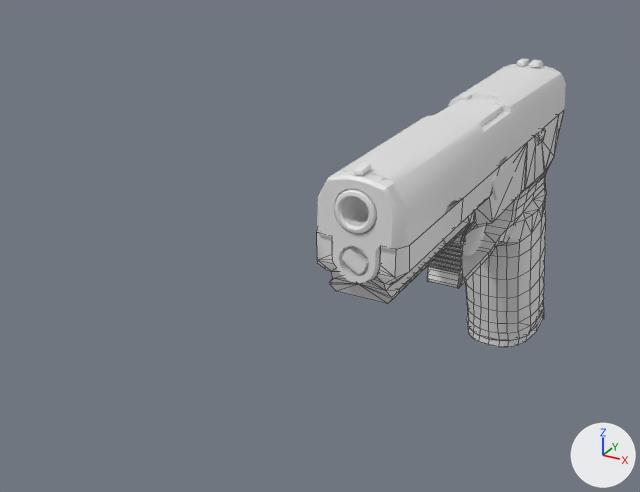
The Blender file Blender/Files/Sig Sauer p320.blend: old version first, new version second.
The view is the same before and after, from a camera (50 mm lens) standing at (0.11, -0.385, 0.177) and looking at (-0.032, -0.127, 0.047). The axes (+X, +Y, +Z) are drawn at lower right. The lights are the same throughout. Mesh edges are drawn as thin lines on the coarser meshes.

The scene before the commit, as lines of its bpy script (objects in view):
```python
me_cube_002 = bpy.data.meshes.new('Cube.002')
me_cube_002.from_pydata(...)  # 592 vertices, 763 faces; spans x -0.016..0.016, y -0.164..0.019, z 0.055..0.093
me_cube_002.polygons.foreach_set('use_smooth', [True] * 763)
me_cube_002.materials.append(mat_p320)  # white #e7e7e7
me_cube_004 = bpy.data.meshes.new('Cube.004')
me_cube_004.from_pydata(...)  # 177 vertices, 176 faces; spans x -0.0105..0.0105, y -0.1229..0.0049, z -0.0105..0.0105
me_cube_004.polygons.foreach_set('use_smooth', [True] * 176)
me_cube_004.materials.append(mat_p320_attachments)  # white #e7e7e7
me_cube_006 = bpy.data.meshes.new('Cube.006')
me_cube_006.from_pydata(...)  # 93 vertices, 110 faces; spans x -0.0168..0.0168, y -0.0139..0.036, z -0.1141..0.0
me_cube_006.polygons.foreach_set('use_smooth', [True] * 110)
me_cube_006.materials.append(mat_p320_attachments)  # white #e7e7e7
ob_barrel_low = bpy.data.objects.new('Barrel_low', me_cube_002)
ob_barrel_low.location = (0.0, 0.0, 0.0)
ob_barrelsilencer_low = bpy.data.objects.new('BarrelSilencer_low', me_cube_004)
ob_barrelsilencer_low.location = (0.0001, -0.1651, 0.0797)
ob_barrelsilencer_low.hide_set(True)
ob_extendedmagazine_low = bpy.data.objects.new('ExtendedMagazine_low', me_cube_006)
ob_extendedmagazine_low.location = (0.0, -0.0084, 0.0459)
ob_extendedmagazine_low.hide_set(True)
# also in view: 'Others_low' at (0.0, -0.072, 0.075); 'Grip_low' at (0.0, -0.064, 0.014)
```
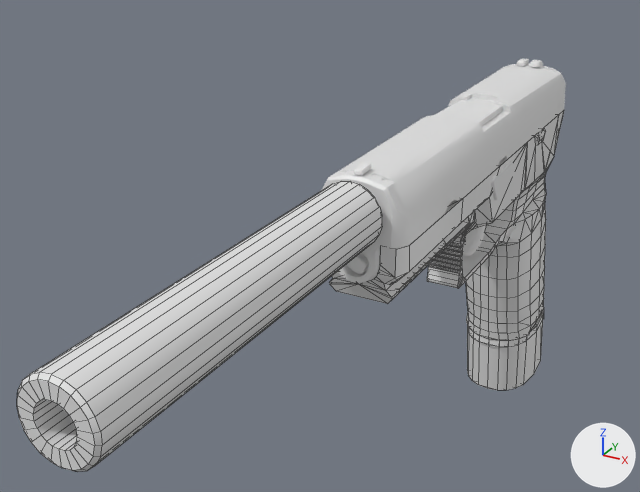
Where the newer file only moved an object's origin or applied its transform, the numbers keep the older frame.

Boxes (x1, y1, x2, y2) around the edits, measured in the pictures (640 x 492 px):
'BarrelSilencer_low', shown
    after: (17, 181, 382, 472)
'ExtendedMagazine_low', shown
    after: (467, 313, 543, 390)
'Others_low', unchanged, covered by the edit
    before: (334, 132, 544, 274)
    after: (347, 132, 544, 274)

Edits to the bpy script that builds the scene:
```text
Change ob_barrelsilencer_low:
    remove ob_barrelsilencer_low.hide_set(True)
Change ob_extendedmagazine_low:
    remove ob_extendedmagazine_low.hide_set(True)
```
